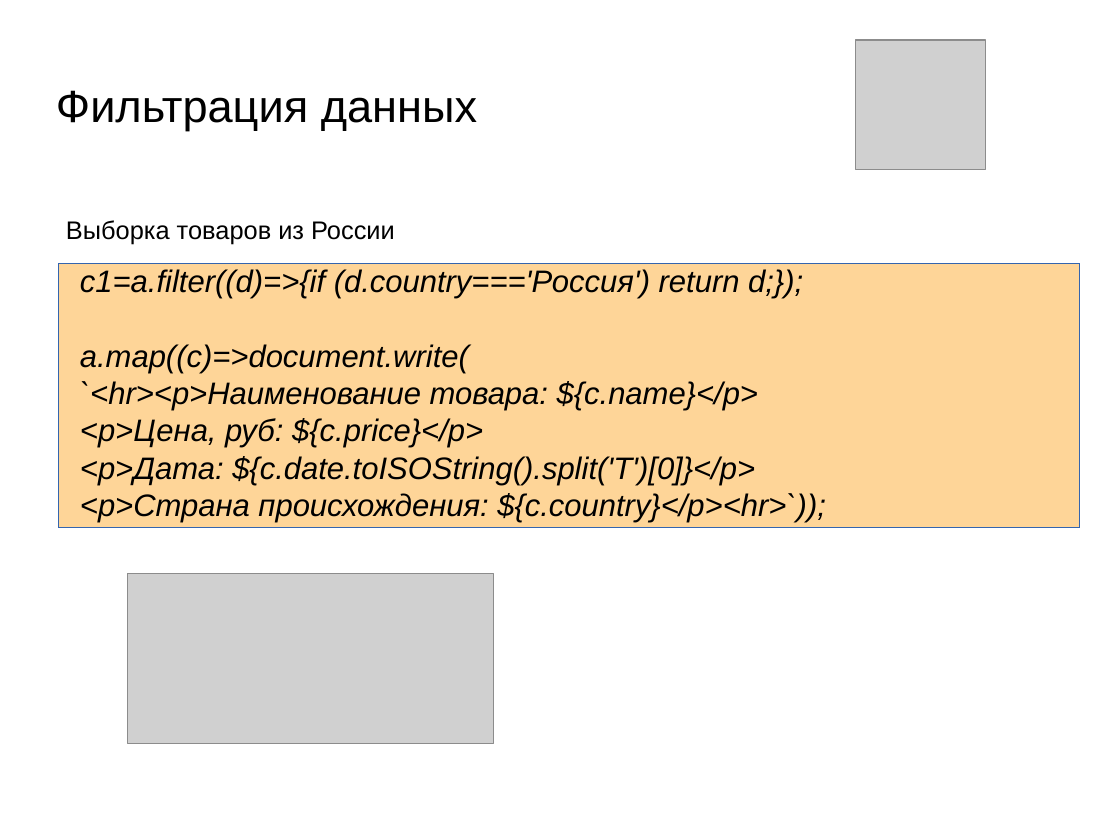
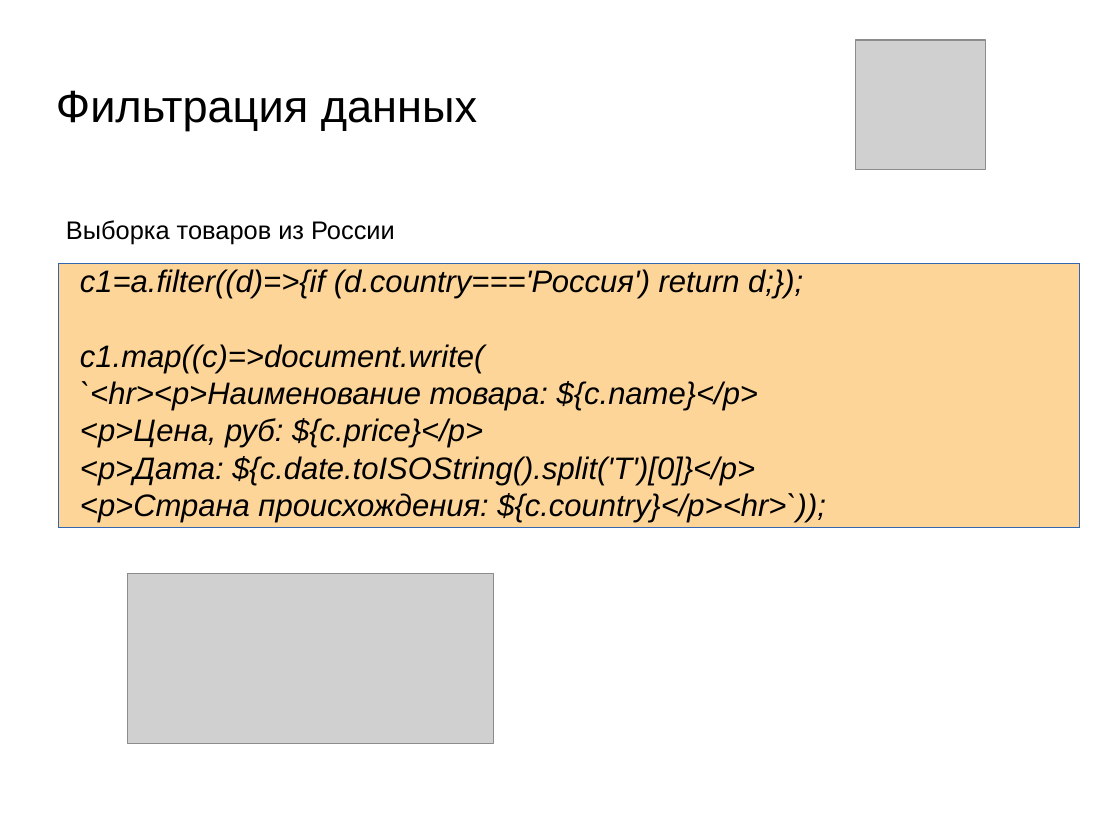
Before and after one commit to Ilyushenkov/praktika08, a slide deck: slide 10 of src/array_javascript.pptx. Drawn at 1120x840 pixels with LibreOffice and Linux fonts; fonts in the diff are those of the drawing; grey boxes stand for pictures; background and template pictures are left out. Boxes give left, top, right and bottom in pixels: in the first picture for what was removed or moved away, otherwise in the second. Text is boxed around its words. In the diff, an @@ line names an element or a change of style, - is before the commit and + after.

```diff
--- a/src/array_javascript.pptx
+++ b/src/array_javascript.pptx
@@ text at bbox=[80, 344, 484, 373]: text changed @@
-a.map((c)=>document.write(
+c1.map((c)=>document.write(
```
Also in this commit, not shown: 2 other files.
